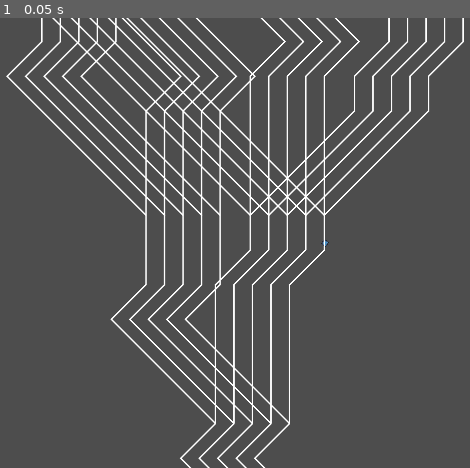
Above: before the commit, frame 1.
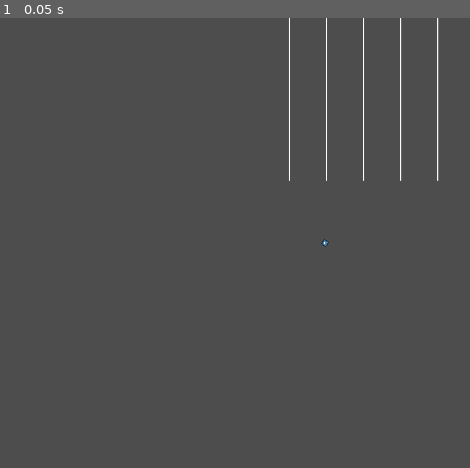
Above: after the commit, the same moment.

Repository: elpozewaunig/LanLinerReconciliation
Game: Godot game, scene res://scenes/main.tscn
Same seed, same stepped clock (60 frames per second), same inputs: the game is played once before the commit and once after it. The engine's default icon, where the game draws it, is replaced by a stand-in: a white triangle on a blue panel in a dark square.
Inputs:
- Up to frame 1 (0.05 s): no input

The runs differ from the first frame. In frame 1, 8.1% of the frame differs, in the area x 1-99%, y 0-100%.

Commit message:
aaaaaaaaa

Diff:
--- a/scenes/PathBuilder.gd
+++ b/scenes/PathBuilder.gd
@@ -1,15 +1,17 @@
 extends Node2D
 
 
-var pl = 150 # how long is a path-line in px
-var gap = 80 # how many px gap between the duplis
+var pl = 500 # how long is a path-line in px
+var gap = 160 # how many px gap between the duplis
 var dc = 4 # how many extra duplicates
 var ec = 3 # how many path elements (recursion!) careful with that
-var lpp = 3 # how many lines per path? (additional to asfo)
-var asfo = 3 # how many lines after a split to fade out into a normal path
+var lpp = 8 # how many lines per path? (additional to asfo)
+var asfo = 5 # how many lines after a split to fade out into a normal path ,sideways "fork"
+var asfof = 5 # after asfo, straight "fork" (SChild is straight for asfo+asfof)
+var bsfo = 4 # how many lines before a split to fade into a a splitter
 var rng = RandomNumberGenerator.new()
 var debuggap = 0
-var debugmove = 1500
+var debugmove = 0#1500
 
 func createPath():
 	var root = Node2D.new()
@@ -20,7 +22,7 @@
 	root.add_child(lane)
 	for i in dc:
 		var dupli = lane.duplicate()
-		dupli.position = Vector2(dupli.position.x-(gap*(i+1)), dupli.position.y)
+		dupli.position = Vector2(dupli.position.x+(gap*(i+1)), dupli.position.y)
 		dupli.name = "lane"+str(i+1)
 		root.add_child(dupli)
 
@@ -55,13 +57,29 @@
 		fadedist = 0
 		path.curve.add_point(Vector2(0,0))
 
+	for i in asfof:
+		path.curve.add_point(Vector2(prevlr*pl,-((i+1)*pl)-fadedist))
+
+	fadedist+=asfof*pl
+
 
 	for i in lpp:
-		var rdmNum = rng.randi_range(-1,1)
+		var rdmNum
+		if(name=="LChild"):
+			rdmNum = rng.randi_range(-1,0)
+		elif(name=="SChild"):
+			rdmNum = rng.randi_range(-1,1)
+		elif(name=="RChild"):
+			rdmNum = rng.randi_range(0,1)
+		else:
+			rdmNum = 0
 		prevlr += rdmNum
 		path.curve.add_point(Vector2(prevlr*pl,-((i+1)*pl)-fadedist))
 
-	var newOrigin = Vector2(prevlr*pl, -(pl*lpp)-fadedist-debuggap)
+	for i in bsfo:
+		path.curve.add_point(Vector2(prevlr*pl, (-(pl*lpp)-fadedist)-((i+1)*pl)))
+
+	var newOrigin = Vector2(prevlr*pl, -(pl*lpp)-fadedist-(bsfo*pl)-debuggap)
 
 	if(recursionDepth!=1):
 		var rdmNum = rng.randi_range(1,3)
